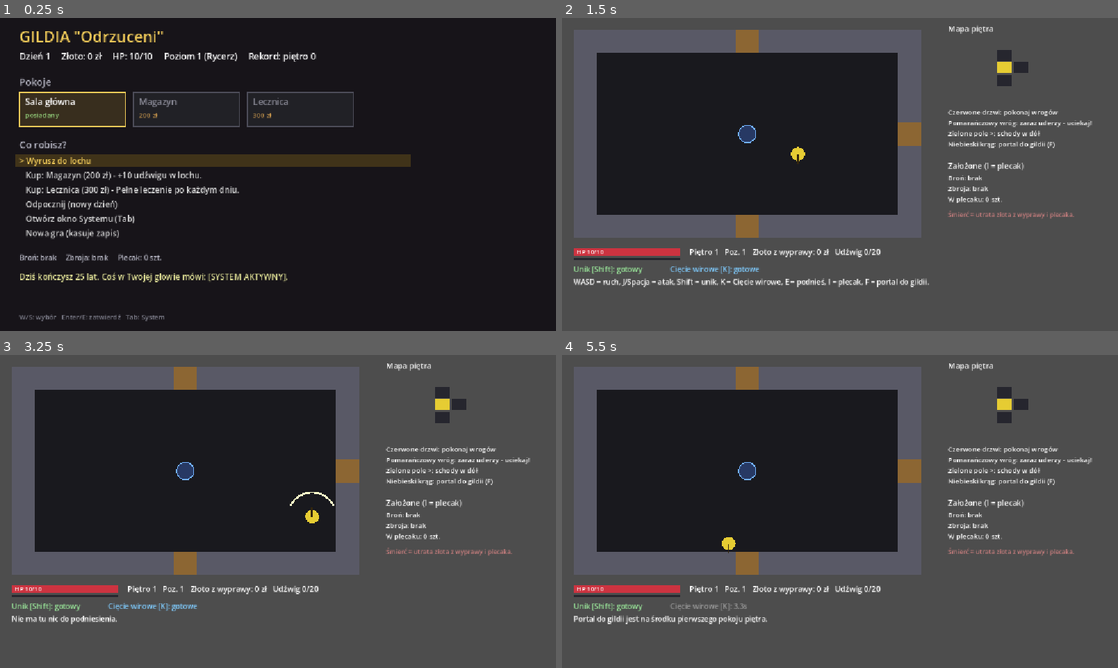
Above: before the commit, frames 1-4 (two rows, left to right).
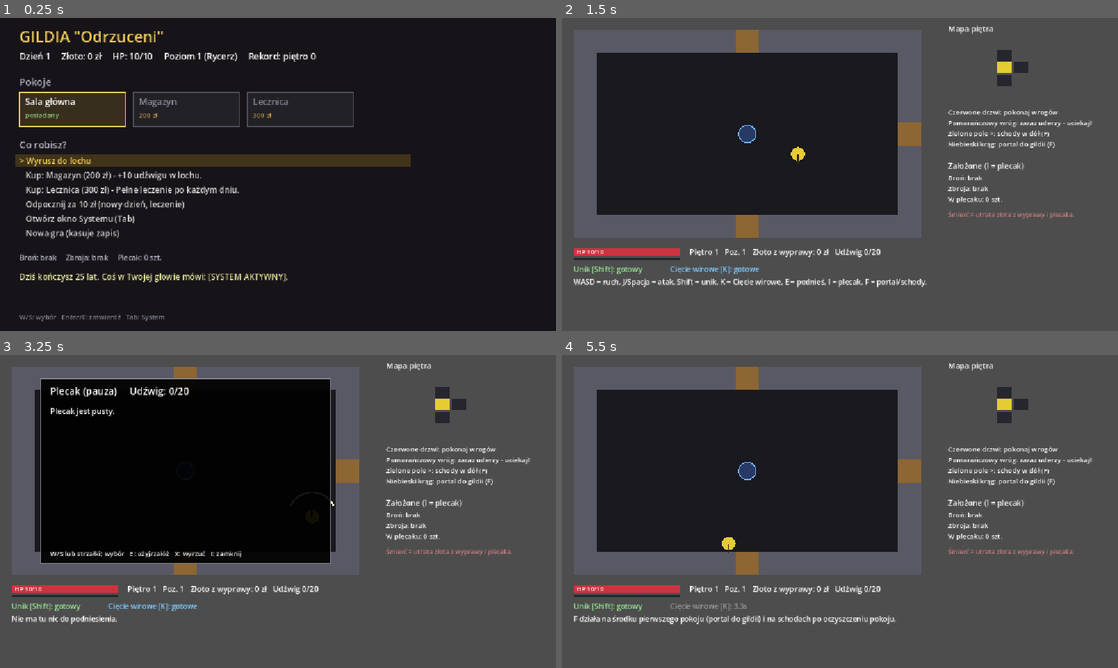
Above: after the commit, the same moments.

Repository: nawrockimk-design/nowy-projekt-gry-452
Game: Godot game, scene res://guild.tscn
Same seed, same stepped clock (60 frames per second), same inputs: the game is played once before the commit and once after it.
Inputs:
- Up to frame 1 (0.25 s): no input
- Up to frame 2 (1.5 s): tap Enter at 0.5, 0.8, 1.35 s; hold D 0.53-1.28 s; tap F at 0.6 s; tap Space at 0.77, 1.07 s; hold Down from 1.28 s (still down)
- Up to frame 3 (3.25 s): tap Space at 1.52, 1.82, 3.02 s; tap Keypad Enter at 1.55, 2.1 s; release Down at 2.03 s; hold D 2.03-2.78 s; tap E at 2.3, 2.85 s; hold Up from 2.78 s (still down); tap I at 3.05 s
- Up to frame 4 (5.5 s): tap Space at 3.32, 3.77, 4.07, 4.52, 4.55, 4.82, 5.1 s; release Up at 3.53 s; hold A 3.53-5.03 s; tap I at 3.6 s; tap K at 3.8, 4.35 s; hold Down from 5.03 s (still down); tap F at 5.3 s

The runs differ from the first frame. In frame 1, 0.3% of the frame differs, in the area x 12-34%, y 58-62%; in frame 2, less than 0.1%; in frame 3, 31%, in the area x 7-88%, y 7-67%; in frame 4, 0.7%.

Commit message:
Add files via upload

Diff:
--- a/balance.gd
+++ b/balance.gd
@@ -64,9 +64,14 @@
 
 # ---------- gildia ----------
 const BASE_WEIGHT := 20
-const REST_HEAL_PCT := 0.3           # leczenie za dzień odpoczynku bez lecznicy
+const REST_HEAL_PCT := 0.3           # leczenie za dzień bez lecznicy (nocleg i powrót z lochu)
+const REST_COST := 10                # cena noclegu w gildii (zł); powrót z lochu jest darmowy
 const DEATH_HP_PCT := 0.3
 const STORAGE_WEIGHT_BONUS := 10
+
+# true: zamknięcie gry w trakcie wyprawy liczy się jak śmierć (utrata plecaka).
+# Na czas testów w edytorze Godot (F8 zatrzymuje grę) ustaw false.
+const QUIT_IN_RUN_IS_DEATH := true
 
 const ROOMS := [
 	{"id": "hall", "name": "Sala główna", "cost": 0, "info": "Serce gildii. Tablica zleceń i rekrutacja wkrótce."},
--- a/dungeon.gd
+++ b/dungeon.gd
@@ -69,8 +69,7 @@
 		if op.x != CX and op.y != CY and not room["obstacles"].has(op):
 			room["obstacles"].append(op)
 
-	# wrogowie
-	var enemy_hp := 2 + floor_num
+	# wrogowie (tu tylko pozycja; HP i stan do walki dostają w main.gd -> prepare_room)
 	var count := randi_range(1, 2) + floori(floor_num / 3.0)
 	if is_stairs:
 		count += 2
@@ -82,7 +81,7 @@
 			break
 		if min_entry_distance(ep) < 3 or ep == Vector2i(CX, CY):
 			continue
-		room["enemies"].append({"pos": ep, "hp": enemy_hp})
+		room["enemies"].append({"pos": ep})
 
 	# mikstura leżąca na podłodze
 	if randf() < 0.4:
--- a/game_state.gd
+++ b/game_state.gd
@@ -17,6 +17,7 @@
 var best_floor := 0
 var inv = Inventory.new()
 var message := ""                   # komunikat do pokazania w gildii
+var in_run := false                 # true od wejścia do lochu do powrotu portalem lub śmierci
 
 
 func _ready() -> void:
@@ -33,6 +34,7 @@
 	stats = {"str": 0, "vit": 0, "agi": 0}
 	rooms = ["hall"]
 	best_floor = 0
+	in_run = false
 	inv.reset()
 	refresh_inventory()
 	hp = max_hp()
@@ -61,7 +63,8 @@
 	return Balance.XP_PER_LEVEL * level
 
 
-# Zwraca liczbę zdobytych poziomów.
+# Zwraca liczbę zdobytych poziomów. HP w lochu śledzi main.gd (player_hp),
+# więc tu tylko poziom i punkty; HP wraca do GameState przy powrocie lub śmierci.
 func add_xp(amount: int) -> int:
 	xp += amount
 	var gained := 0
@@ -69,7 +72,6 @@
 		xp -= xp_to_next()
 		level += 1
 		stat_points += Balance.POINTS_PER_LEVEL
-		hp += Balance.HP_PER_LEVEL
 		gained += 1
 	return gained
 
@@ -106,7 +108,8 @@
 		inv.max_weight += Balance.STORAGE_WEIGHT_BONUS
 
 
-func rest() -> void:
+# Nowy dzień z leczeniem: z Lecznicą pełne, bez niej część HP.
+func next_day() -> void:
 	day += 1
 	if has_room("infirmary"):
 		hp = max_hp()
@@ -114,18 +117,29 @@
 		hp = mini(max_hp(), hp + ceili(max_hp() * Balance.REST_HEAL_PCT))
 
 
-# Bezpieczny powrót z lochu: złoto do skarbca, nowy dzień.
+# Płatny nocleg w gildii. Zwraca false, gdy brakuje złota.
+func rest() -> bool:
+	if gold < Balance.REST_COST:
+		return false
+	gold -= Balance.REST_COST
+	next_day()
+	return true
+
+
+# Bezpieczny powrót z lochu: złoto do skarbca, nowy dzień (darmowy).
 func return_from_dungeon(run_gold: int, floor_reached: int, player_hp: int) -> void:
+	in_run = false
 	gold += run_gold
 	best_floor = maxi(best_floor, floor_reached)
 	hp = player_hp
-	rest()
+	next_day()
 	message = "Wracasz z piętra %d z %d zł. Nowy dzień: %d." % [floor_reached, run_gold, day]
 	save_game()
 
 
 # Śmierć: tracisz złoto z wyprawy i plecak, założony sprzęt zostaje.
 func die_in_dungeon(run_gold: int, floor_reached: int) -> void:
+	in_run = false
 	best_floor = maxi(best_floor, floor_reached)
 	inv.pack = []
 	day += 1
@@ -134,13 +148,23 @@
 	save_game()
 
 
+# Gra zamknięta w trakcie wyprawy liczy się jak śmierć, żeby nie dało się uciec przed karą.
+func abandon_run() -> void:
+	in_run = false
+	inv.pack = []
+	day += 1
+	hp = maxi(1, ceili(max_hp() * Balance.DEATH_HP_PCT))
+	message = "Wyprawa urwała się w połowie. Przepadło złoto z wyprawy i plecak. Dzień %d." % day
+	save_game()
+
+
 # ---------- zapis ----------
 
 func save_game() -> void:
 	var data := {
 		"gold": gold, "day": day, "level": level, "xp": xp, "stat_points": stat_points,
 		"stats": stats, "hp": hp, "rooms": rooms, "best_floor": best_floor,
-		"weapon": inv.weapon, "armor": inv.armor, "pack": inv.pack,
+		"weapon": inv.weapon, "armor": inv.armor, "pack": inv.pack, "in_run": in_run,
 	}
 	var f := FileAccess.open(SAVE_PATH, FileAccess.WRITE)
 	if f:
@@ -175,7 +199,10 @@
 		inv.pack.append(clean_item(it))
 	refresh_inventory()
 	hp = clampi(int(data.get("hp", max_hp())), 1, max_hp())
+	in_run = false
 	message = "Wczytano zapis. Dzień %d." % day
+	if bool(data.get("in_run", false)) and Balance.QUIT_IN_RUN_IS_DEATH:
+		abandon_run()
 	return true
 
 
--- a/guild.gd
+++ b/guild.gd
@@ -22,7 +22,7 @@
 	for room in Balance.ROOMS:
 		if not GameState.has_room(room["id"]):
 			list.append({"type": "buy", "room": room, "label": "Kup: %s (%d zł) - %s" % [room["name"], room["cost"], room["info"]]})
-	list.append({"type": "rest", "label": "Odpocznij (nowy dzień)"})
+	list.append({"type": "rest", "label": "Odpocznij za %d zł (nowy dzień, leczenie)" % Balance.REST_COST})
 	list.append({"type": "system", "label": "Otwórz okno Systemu (Tab)"})
 	list.append({"type": "reset", "label": "Nowa gra (kasuje zapis)"})
 	return list
@@ -56,6 +56,8 @@
 func choose(opt: Dictionary) -> void:
 	match opt["type"]:
 		"dungeon":
+			# Od teraz do powrotu portalem lub śmierci trwa wyprawa. Zamknięcie gry w jej trakcie = śmierć.
+			GameState.in_run = true
 			GameState.save_game()
 			get_tree().change_scene_to_file("res://main.tscn")
 		"buy":
@@ -65,9 +67,14 @@
 			else:
 				GameState.message = "Brakuje Ci %d zł na: %s." % [room["cost"] - GameState.gold, room["name"]]
 		"rest":
-			GameState.rest()
-			GameState.save_game()
-			GameState.message = "Odpoczywasz. Dzień %d, HP %d/%d." % [GameState.day, GameState.hp, GameState.max_hp()]
+			if GameState.hp >= GameState.max_hp():
+				GameState.message = "Jesteś w pełni sił - nocleg nie jest potrzebny."
+			elif GameState.rest():
+				GameState.save_game()
+				GameState.message = "Odpoczywasz za %d zł. Dzień %d, HP %d/%d." % [
+					Balance.REST_COST, GameState.day, GameState.hp, GameState.max_hp()]
+			else:
+				GameState.message = "Nocleg kosztuje %d zł, a masz %d zł." % [Balance.REST_COST, GameState.gold]
 		"system":
 			system_open = true
 			system_cursor = 0
--- a/main.gd
+++ b/main.gd
@@ -43,7 +43,7 @@
 	player_hp = GameState.hp
 	inv_open = false
 	start_floor()
-	say("WASD = ruch, J/Spacja = atak, Shift = unik, K = %s, E = podnieś, I = plecak, F = portal do gildii." % Balance.SKILL_NAME, 8.0)
+	say("WASD = ruch, J/Spacja = atak, Shift = unik, K = %s, E = podnieś, I = plecak, F = portal/schody." % Balance.SKILL_NAME, 8.0)
 
 
 func start_floor() -> void:
@@ -77,7 +77,6 @@
 		e["state"] = "chase"
 		e["t"] = randf_range(0.3, 0.8)  # krótka chwila na reakcję po wejściu
 		e["flash"] = 0.0
-		e["aim"] = Vector2.ZERO
 
 
 # ---------- sterowanie ----------
@@ -94,10 +93,11 @@
 		KEY_I:
 			inv_open = true
 			inv_cursor = 0
+			queue_redraw()  # _process przy otwartym plecaku nie rysuje, więc odświeżamy tu
 		KEY_E:
 			take_item()
 		KEY_F:
-			try_portal()
+			interact()
 		KEY_J, KEY_SPACE:
 			basic_attack()
 		KEY_K:
@@ -162,14 +162,12 @@
 	auto_pickup(room)
 
 
+# Przejście przez drzwi dzieje się samo. Schody i portal wymagają klawisza F (patrz interact).
 func check_transitions(room: Dictionary) -> void:
 	var t := tile_of(player_pos)
 	var door_dir: Vector2i = dungeon.door_direction(t)
 	if door_dir != Vector2i.ZERO and room["doors"].has(door_dir) and room["enemies"].is_empty():
 		enter_room(dungeon.current + door_dir, door_dir)
-		return
-	if dungeon.current == dungeon.stairs_cell and t == Vector2i(Dungeon.CX, Dungeon.CY) and room["enemies"].is_empty():
-		next_floor()
 
 
 # Ruch kółka po siatce: najpierw oś X, potem Y, dzięki temu gracz ślizga się po ścianach.
@@ -265,7 +263,10 @@
 	if randf() < 0.15:
 		room["items"].append({"pos": dead_tile, "item": Items.random_item(floor_num)})
 	if room["enemies"].is_empty():
-		say("Pokój oczyszczony - drzwi otwarte!")
+		if dungeon.current == dungeon.stairs_cell:
+			say("Pokój oczyszczony - drzwi otwarte! Stań na schodach (>) i naciśnij F, by zejść niżej.", 5.0)
+		else:
+			say("Pokój oczyszczony - drzwi otwarte!")
 
 
 # ---------- wrogowie ----------
@@ -283,7 +284,6 @@
 				if to_player.length() <= Balance.ENEMY_ATTACK_RANGE + Balance.PLAYER_RADIUS:
 					e["state"] = "windup"
 					e["t"] = Balance.ENEMY_WINDUP
-					e["aim"] = to_player.normalized()
 				else:
 					var motion: Vector2 = to_player.normalized() * speed * delta + separation(room, e) * delta
 					e["p"] = move_circle(room, e["p"], motion, Balance.ENEMY_RADIUS, false)
@@ -418,12 +418,23 @@
 	return dungeon.current == dungeon.start_cell and tile_of(player_pos) == Vector2i(Dungeon.CX, Dungeon.CY)
 
 
-func try_portal() -> void:
-	if not on_portal():
-		say("Portal do gildii jest na środku pierwszego pokoju piętra.")
-		return
-	GameState.return_from_dungeon(run_gold, floor_num, player_hp)
-	get_tree().change_scene_to_file("res://guild.tscn")
+# Schody działają dopiero po oczyszczeniu pokoju i tylko na środkowej kratce.
+func on_stairs() -> bool:
+	if dungeon.current != dungeon.stairs_cell or tile_of(player_pos) != Vector2i(Dungeon.CX, Dungeon.CY):
+		return false
+	return dungeon.current_room()["enemies"].is_empty()
+
+
+# F: schody w dół albo portal do gildii, zależnie od tego, gdzie stoisz.
+func interact() -> void:
+	if on_stairs():
+		next_floor()
+		return
+	if on_portal():
+		GameState.return_from_dungeon(run_gold, floor_num, player_hp)
+		get_tree().change_scene_to_file("res://guild.tscn")
+		return
+	say("F działa na środku pierwszego pokoju (portal do gildii) i na schodach po oczyszczeniu pokoju.", 4.0)
 
 
 func enter_room(cell: Vector2i, dir: Vector2i) -> void:
@@ -590,6 +601,9 @@
 	if on_portal():
 		draw_string(font, Vector2(ORIGIN.x + 460, hud_y + 50), "F: wróć do gildii z łupem",
 			HORIZONTAL_ALIGNMENT_LEFT, -1, 15, Color(0.45, 0.7, 1.0))
+	elif on_stairs():
+		draw_string(font, Vector2(ORIGIN.x + 460, hud_y + 50), "F: zejdź piętro niżej",
+			HORIZONTAL_ALIGNMENT_LEFT, -1, 15, Color(0.4, 0.85, 0.5))
 
 	if log_timer > 0.0:
 		draw_string(font, Vector2(ORIGIN.x, hud_y + 76), log_text, HORIZONTAL_ALIGNMENT_LEFT, -1, 15)
@@ -618,7 +632,7 @@
 
 	draw_string(font, MINI_ORIGIN + Vector2(0, 160), "Czerwone drzwi: pokonaj wrogów", HORIZONTAL_ALIGNMENT_LEFT, -1, 14)
 	draw_string(font, MINI_ORIGIN + Vector2(0, 182), "Pomarańczowy wróg: zaraz uderzy - uciekaj!", HORIZONTAL_ALIGNMENT_LEFT, -1, 14)
-	draw_string(font, MINI_ORIGIN + Vector2(0, 204), "Zielone pole >: schody w dół", HORIZONTAL_ALIGNMENT_LEFT, -1, 14)
+	draw_string(font, MINI_ORIGIN + Vector2(0, 204), "Zielone pole >: schody w dół (F)", HORIZONTAL_ALIGNMENT_LEFT, -1, 14)
 	draw_string(font, MINI_ORIGIN + Vector2(0, 226), "Niebieski krąg: portal do gildii (F)", HORIZONTAL_ALIGNMENT_LEFT, -1, 14)
 
 	draw_string(font, MINI_ORIGIN + Vector2(0, 272), "Założone (I = plecak)", HORIZONTAL_ALIGNMENT_LEFT, -1, 16)
Not shown, added: ZMIANY.md
